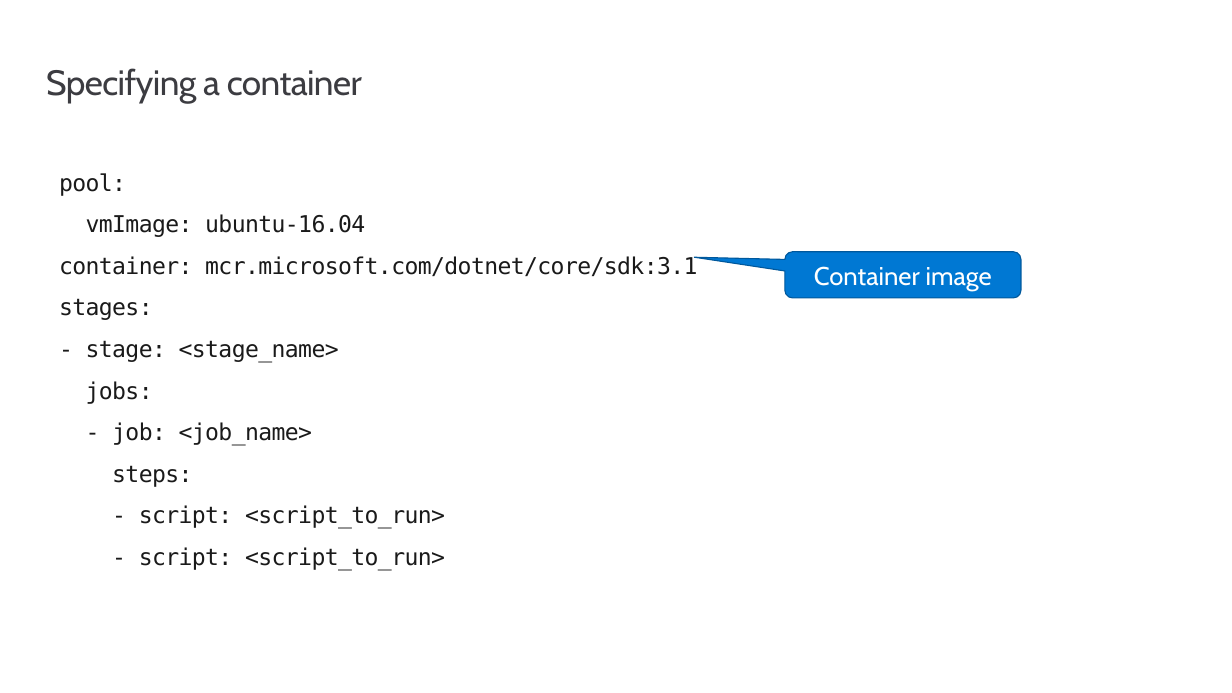
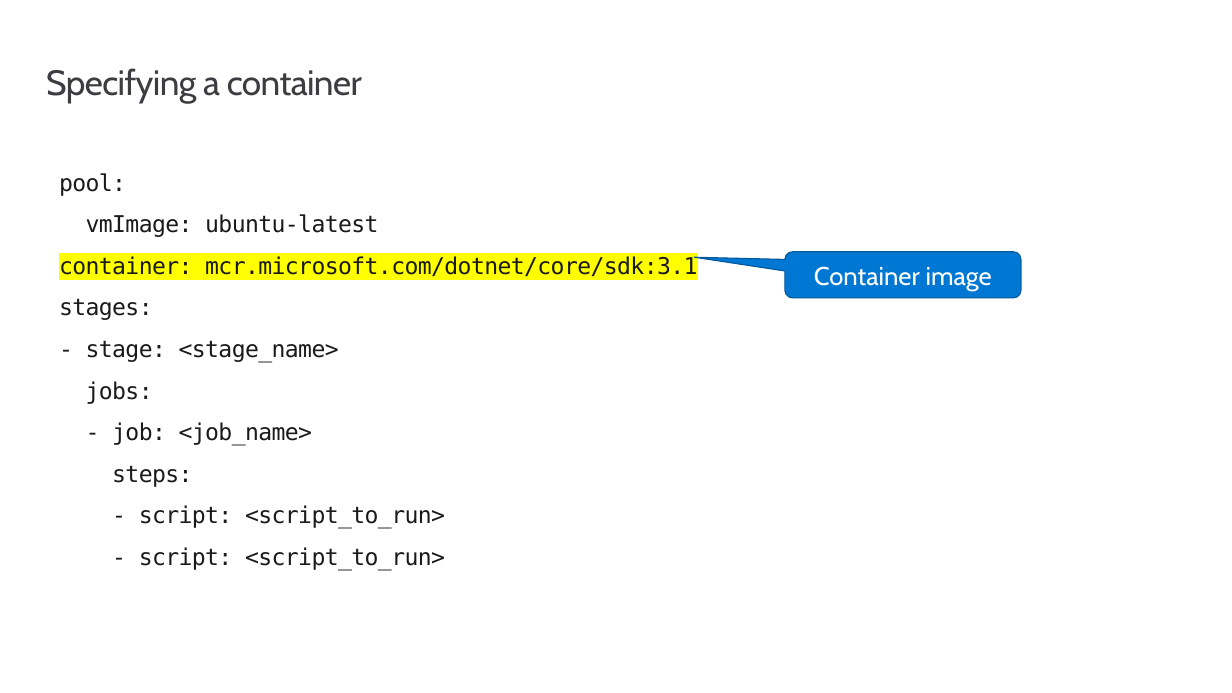
Before and after one commit to msusdev/Azure-pipelines-with-GitHub, a slide deck: slide 75 of Presentations/Introduction to Azure Pipelines/Introduction to Azure Pipelines.pptx. Drawn at 1232x693 pixels with LibreOffice and Linux fonts; fonts in the diff are those of the drawing; background and template pictures are left out. Boxes give left, top, right and bottom in pixels: in the first picture for what was removed or moved away, otherwise in the second. Text is boxed around its words. In the diff, an @@ line names an element or a change of style, - is before the commit and + after.

```diff
--- a/Presentations/Introduction to Azure Pipelines/Introduction to Azure Pipelines.pptx
+++ b/Presentations/Introduction to Azure Pipelines/Introduction to Azure Pipelines.pptx
@@ text at <box>86,214,378,237</box>: text changed @@
-vmImage: ubuntu-16.04
+vmImage: ubuntu-latest
@@ text at <box>59,256,697,276</box>: highlight none to #FFFF00 in "container: mcr.microsoft.com/dotnet/core/sdk:3.1" @@
```
Also in this commit, not shown: 4 other slides changed.
